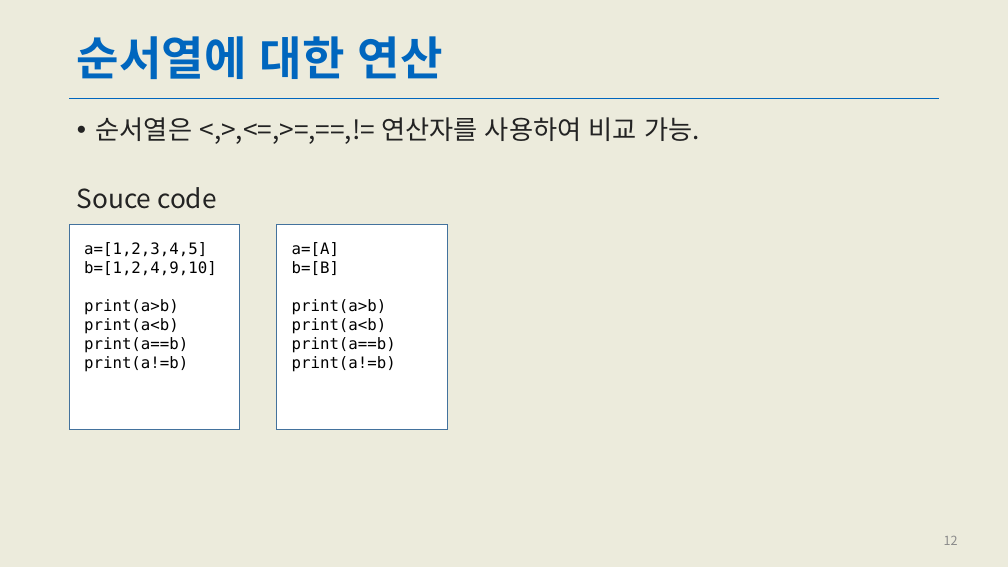
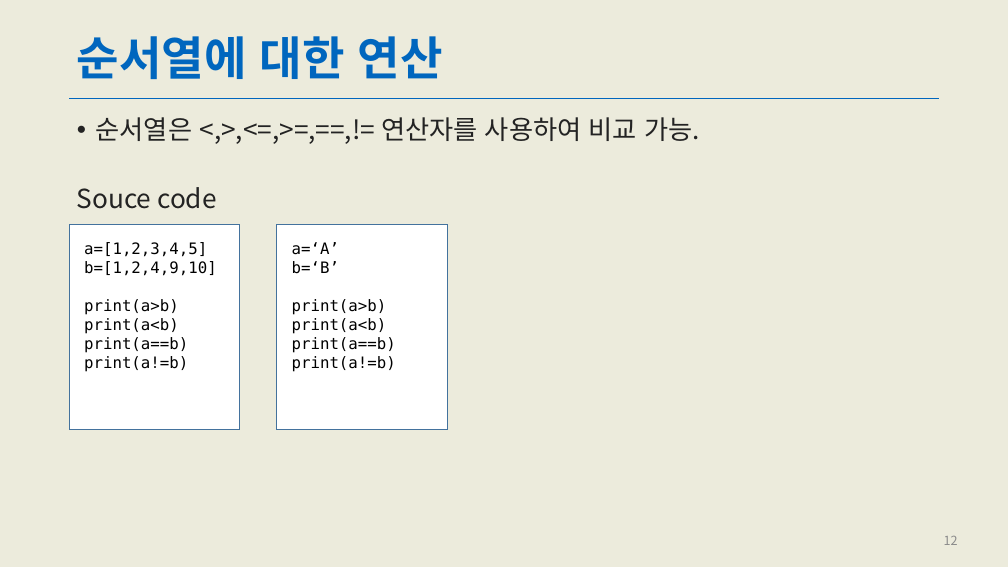
Before and after one commit to kai1945/PythonBasicStudy, a slide deck: slide 12 of PPT/ch4_연산자와 표현식.pptx. Drawn at 1008x567 pixels with LibreOffice and Linux fonts; fonts in the diff are those of the drawing. Boxes give left, top, right and bottom in pixels: in the first picture for what was removed or moved away, otherwise in the second. Text is boxed around its words. In the diff, an @@ line names an element or a change of style, - is before the commit and + after.

```diff
--- a/PPT/ch4_연산자와 표현식.pptx
+++ b/PPT/ch4_연산자와 표현식.pptx
@@ text in rectangle at [292, 242, 339, 274]: text changed @@
-a=[A]
-b=[B]
+a=‘A’
+b=‘B’
```
Also in this commit, not shown: 2 other slides changed, 2 other files.
